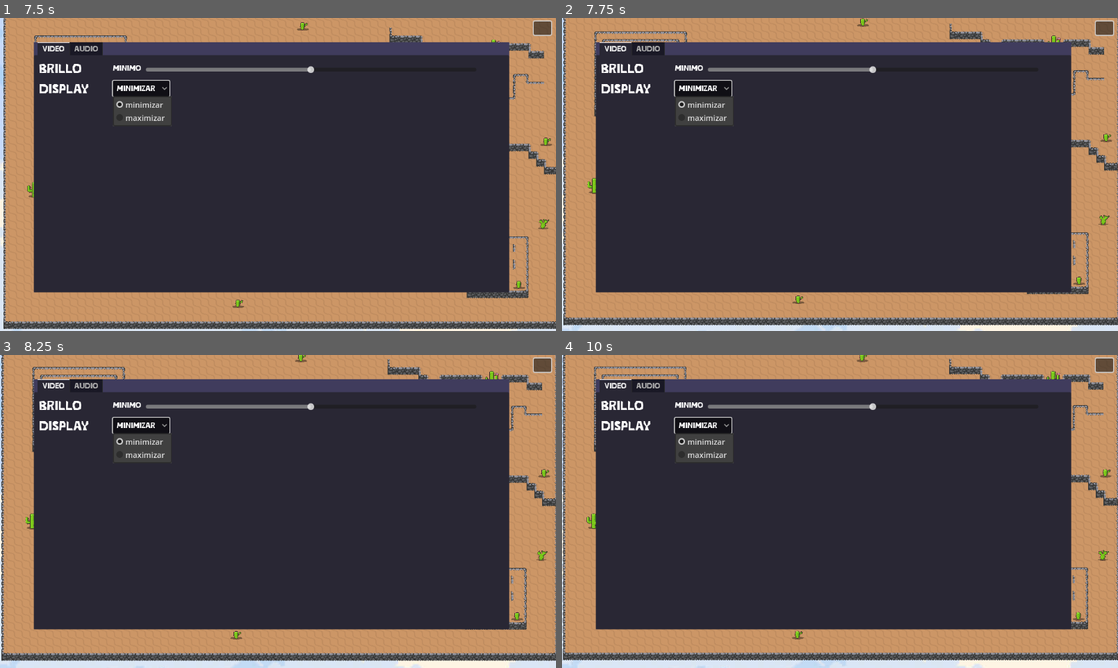
Above: before the commit, frames 1-4 (two rows, left to right).
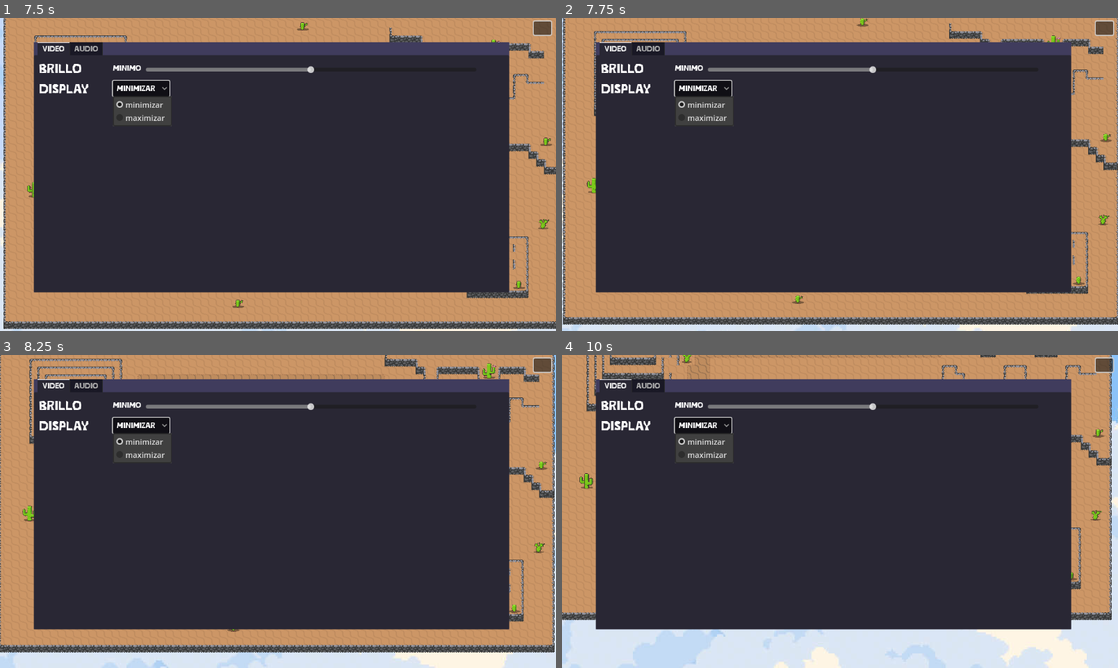
Above: after the commit, the same moments.

Repository: AbrahamReyes08/-
Game: Godot game, scene res://Scenes/menu.tscn
Same seed, same stepped clock (60 frames per second), same inputs: the game is played once before the commit and once after it.
Inputs (mouse positions are in pixels of both pictures, inside the frame that each line leads up to):
- Up to frame 1 (7.5 s): click "Jugar" at 0.5 s; click "DESIERTO" at 1.25 s; click (544, 27) at 2 s; click "minimizar" at 2.75 s; click (544, 27) at 3.5 s; click "minimizar" at 4.25 s; click (544, 27) at 5 s; click "minimizar" at 5.75 s; tap Enter at 6.5 s; move the mouse to (400, 158) at 6.52 s; move the mouse to (166, 190) at 7.27 s
- Up to frame 2 (7.75 s): no input
- Up to frame 3 (8.25 s): move the mouse to (333, 442) at 8.02 s
- Up to frame 4 (10 s): move the mouse to (812, 574) at 8.77 s; move the mouse to (1006, 558) at 9.52 s

Frame 1 is identical in both runs. In frame 2, 2.8% of the frame differs, in the area x 0-100%, y 0-99%; in frame 3, 9.6%; in frame 4, 16%, in the area x 0-100%, y 0-100%.
Error in both runs: Out of bounds get index '0' (on base: 'Array[Node]') (res://Scripts/popupSettings.gd:24)

Commit message:
arreglo de arbol

Diff:
--- a/Scenes/DesertWorld.tscn
+++ b/Scenes/DesertWorld.tscn
@@ -460,10 +460,6 @@
 [node name="CollisionPolygon2D20" type="CollisionPolygon2D" parent="StaticBody2D"]
 polygon = PackedVector2Array(796, 32, 797, 65, 860, 64, 860, 80, 876, 80, 876, 112, 910, 112, 910, 80, 988, 80, 989, 11 …(193 unchanged characters)…
 
-[node name="CollisionPolygon2D21" type="CollisionPolygon2D" parent="StaticBody2D"]
-position = Vector2(-9, 0)
-polygon = PackedVector2Array(532, 354, 529, 358, 525, 358, 525, 362, 582, 362, 582, 360, 576, 360, 576, 353, 572, 353, 572, 348, 566, 348, 567, 338, 564, 338, 565, 331, 567, 331, 567, 320, 565, 320, 565, 312, 568, 312, 568, 310, 577, 303, 569, 302, 569, 296, 575, 295, 575, 292, 577, 290, 582, 290, 582, 287, 585, 287, 585, 283, 592, 280, 602, 278, 614, 274, 600, 273, 599, 276, 589, 275, 595, 269, 592, 268, 579, 281, 579, 278, 575, 278, 575, 271, 587, 261, 583, 258, 566, 273, 562, 285, 557, 285, 557, 277, 560, 277, 565, 249, 561, 248, 559, 254, 559, 261, 555, 261, 555, 239, 552, 239, 551, 263, 547, 262, 547, 270, 547, 278, 542, 276, 527, 256, 522, 256, 522, 259, 533, 271, 508, 271, 508, 273, 512, 275, 527, 276, 527, 278, 534, 278, 534, 281, 544, 297, 544, 305, 542, 307, 542, 316, 547, 325, 542, 332, 542, 343, 534, 348)
-
 [node name="CactusSpriteSheet12" type="Sprite2D" parent="StaticBody2D"]
 position = Vector2(62, 366)
 scale = Vector2(0.804687, 0.773437)
@@ -627,4 +623,7 @@
 position = Vector2(239, 258)
 polygon = PackedVector2Array(824, 298, 821, 300, 821, 308, 825, 313, 828, 313, 831, 308, 831, 300, 827, 297)
 
+[node name="CollisionPolygon2D21" type="CollisionPolygon2D" parent="StaticBody2D"]
+polygon = PackedVector2Array(517, 362, 517, 359, 526, 353, 526, 347, 534, 342, 534, 332, 539, 328, 539, 320, 535, 315, 557, 314, 559, 320, 560, 331, 559, 347, 573, 362)
+
 [connection signal="timeout" from="EnemySpawn" to="." method="_on_enemy_spawn_timeout"]
